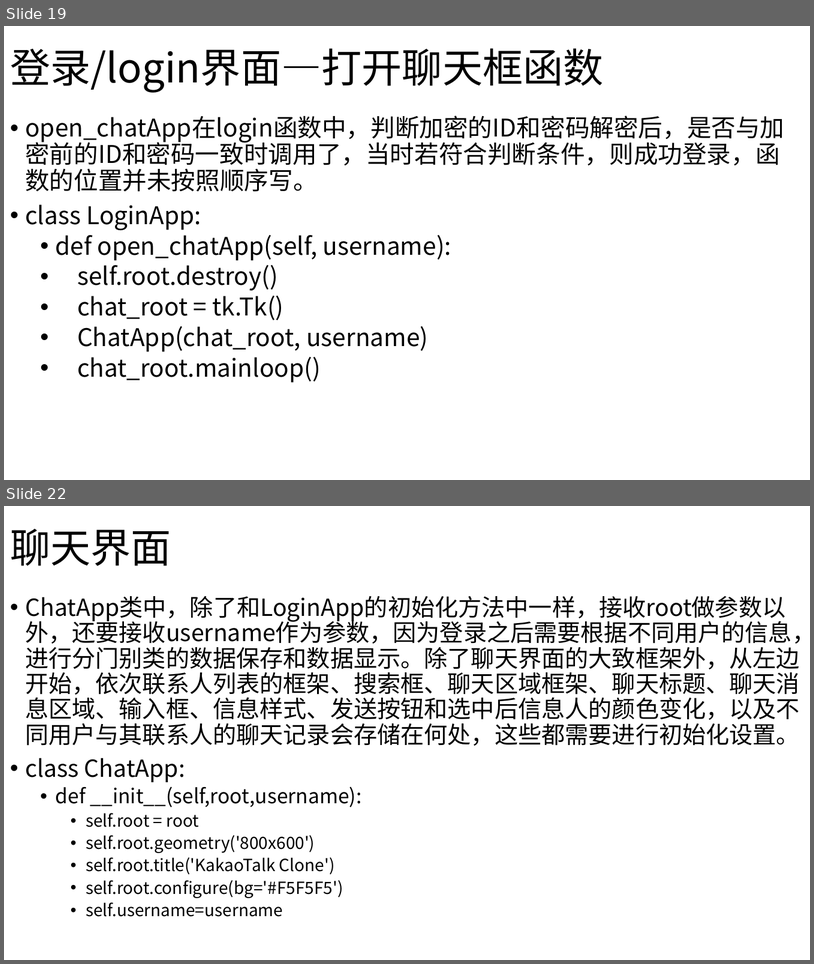
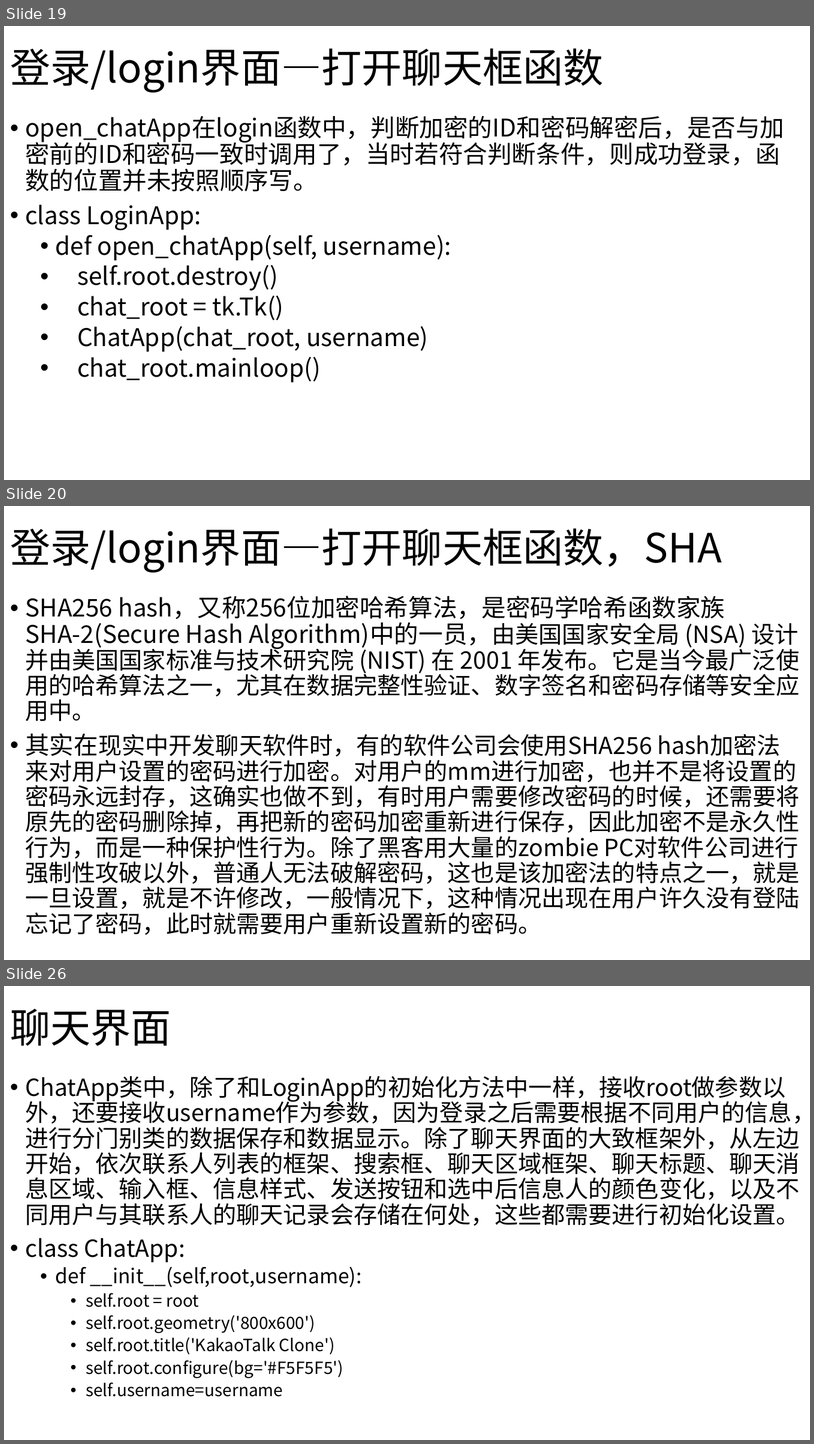
Before and after one commit to tianyuan65/design-implementation-of-multi-user_chat_system_with_python, a slide deck: 第二个项目.pptx. Shown one above the other, each under a label of ours: slides 19 and 22 before the commit, slides 19, 20 and 26 after it; the slides between them are not shown. The pictures are 814x964 and 814x1444 pixels, drawn with LibreOffice and Linux fonts; fonts in the diff are those of the drawing. Boxes give left, top, right and bottom in pixels: in the first picture for what was removed or moved away, otherwise in the second. Text is boxed around its words. In the diff, an @@ line names an element or a change of style, - is before the commit and + after.

Commit message:
encrypt data by caeser cipher and SHA(Secure Hash Algorithm)

```diff
--- a/第二个项目.pptx
+++ b/第二个项目.pptx
@@ slide 20 added at box(4, 506, 810, 960), background #FFFFFF @@
@@ title added at box(10, 528, 722, 572), 48 pt, text #000000 @@
+登录/login界面—打开聊天框函数，SHA
@@ text added at box(25, 595, 800, 934), 28 pt, text #000000 @@
+• SHA256 hash，又称256位加密哈希算法，是密码学哈希函数家族SHA-2(Secure Hash Algorithm)中的一员，由美国国家安全局 (NSA) 设计并由美国国家标准与技术研究院 (NIST) 在 2001 年发布。它是当今最广泛使用的哈希算法之一，尤其在数据完整性验证、数字签名和密码存储等安全应用中。
+• 其实在现实中开发聊天软件时，有的软件公司会使用SHA256 hash加密法来对用户设置的密码进行加密。对用户的mm进行加密，也并不是将设置的密码永远封存，这确实也做不到，有时用户需要修改密码的时候，还需要将原先的密码删除掉，再把新的密码加密重新进行保存，因此加密不是永久性行为，而是一种保护性行为。除了黑客用大量的zombie PC对软件公司进行强制性攻破以外，普通人无法破解密码，这也是该加密法的特点之一，就是一旦设置，就是不许修改，一般情况下，这种情况出现在用户许久没有登陆忘记了密码，此时就需要用户重新设置新的密码。
@@ what was slide 22 is now slide 26 @@
```
Also in this commit, not shown: 1 slide changed, 4 other slides added, 1 slide removed, 13 other files.
